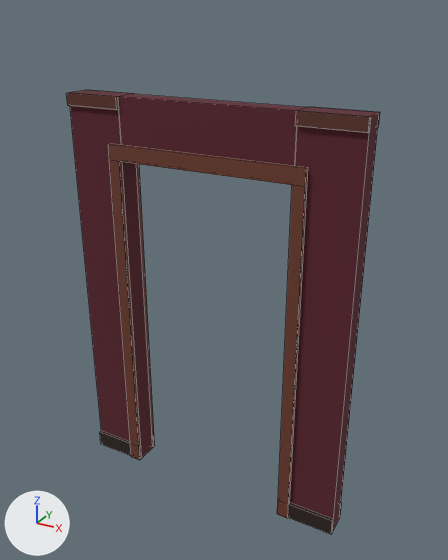
One commit to the FBX model MudancaAssombrada/Assets/Art/Environment/ParedePorta/SM_ENV_ParedePorta.fbx: the scene before it, then after it.
One viewpoint serves both versions: a 50 mm camera at (1.9, -3.26, 3.31) aimed at (0.07, 0.06, 1.65). The lights are fixed; the arrows at lower left show +X, +Y and +Z. The older version comes first. Mesh edges are drawn as thin lines. Where no turn or scale is listed for an object, it has been applied to the vertices. Vertices at exactly the same position are counted once.

Script lines for the objects in view, before the commit:
```python
me_sm_env_paredeporta = bpy.data.meshes.new('SM_ENV_ParedePorta')
me_sm_env_paredeporta.from_pydata(...)  # 124 vertices, 114 faces; spans x -1.0..1.0, y -0.11..0.11, z 0.0..2.8
# faces by material slot: [18, 12, 24, 24, 36]
me_sm_env_paredeporta.materials.append(mat_mat_env_papelvinho)  # dark red #5a1e2a
me_sm_env_paredeporta.materials.append(mat_mat_env_papelvinhoescuro)  # dark red #3e1520
me_sm_env_paredeporta.materials.append(mat_mat_env_rodape)  # black #2a1a16
me_sm_env_paredeporta.materials.append(mat_mat_env_mogno)  # brown #5a2e22
me_sm_env_paredeporta.materials.append(mat_mat_env_mognoclaro)  # brown #6e3a2a
ob_sm_env_paredeporta = bpy.data.objects.new('SM_ENV_ParedePorta', me_sm_env_paredeporta)
ob_sm_env_paredeporta.location = (0.0, 0.0, 0.0)
```
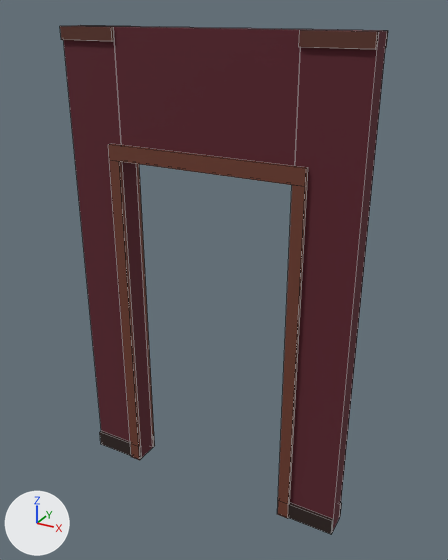
Changed parts and their boxes (x1, y1, x2, y2) in the pictures (448 x 560 px; the box of a moved part takes in the faces that stretch with it):
```json
{"object": "SM_ENV_ParedePorta", "change": "reshaped", "before": [66, 90, 380, 534], "after": [60, 25, 388, 534], "on screen": "15% taller"}
{"part": 1, "of": "me_sm_env_paredeporta", "change": "moved or reshaped", "before": [66, 90, 380, 141], "after": [60, 25, 388, 141]}
```

Edits to the scene script, one JSON object a line:
```json
{"block": "me_sm_env_paredeporta", "where": "# used by ob_sm_env_paredeporta; location = (0.0, 0.0, 0.0)"}
{"op": "remove", "block": "me_sm_env_paredeporta", "code": "me_sm_env_paredeporta.from_pydata(...)  # 124 vertices, 114 faces; spans x -1.0..1.0, y -0.11..0.11, z 0.0..2.8"}
{"op": "add", "block": "me_sm_env_paredeporta", "code": "me_sm_env_paredeporta.from_pydata(...)  # 124 vertices, 114 faces; spans x -1.0..1.0, y -0.11..0.11, z 0.0..3.2"}
{"block": "me_sm_env_paredeporta", "change": "me_sm_env_paredeporta part 1: all 40 vertices in x -1.0..1.0, y -0.09..0.1, z 2.7..2.8 are moved by (0.0, 0.0, 0.4)"}
```
